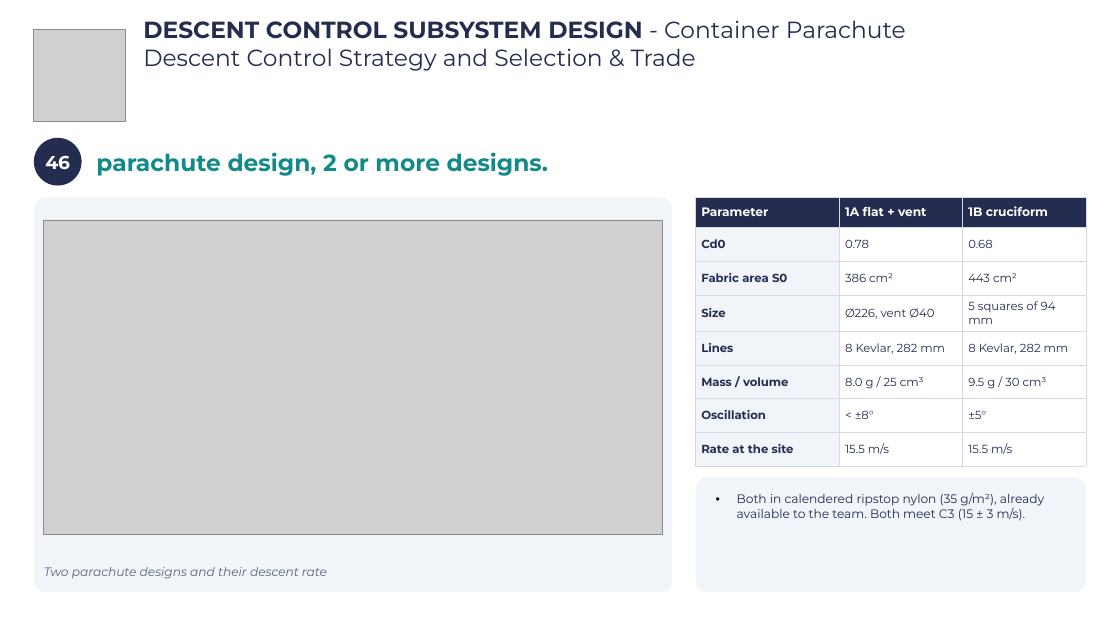
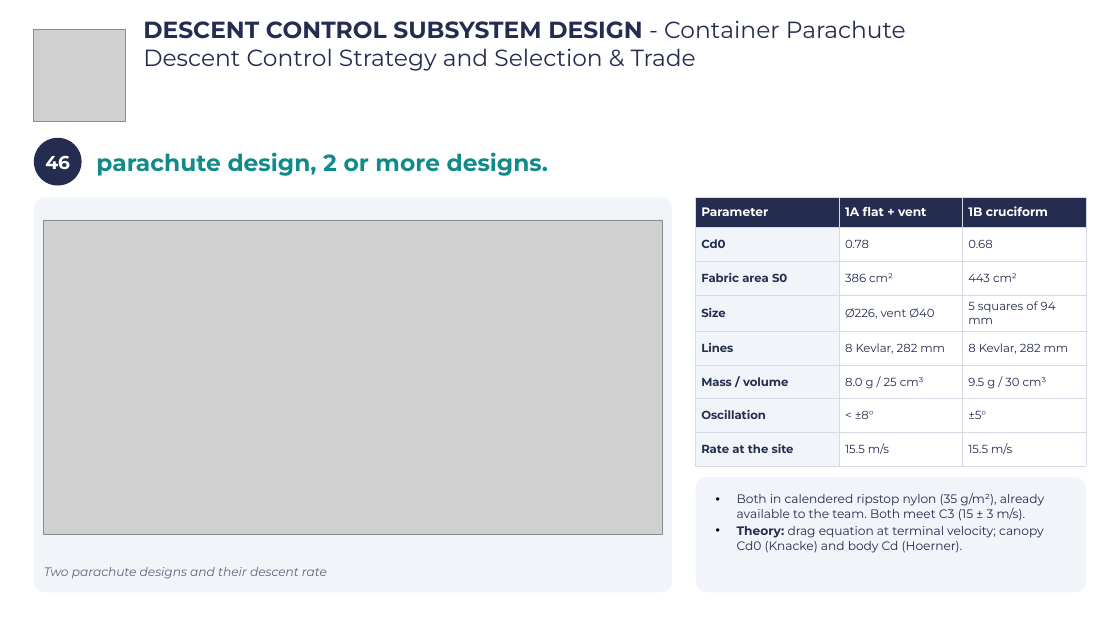
Before and after one commit to Caetano18/proyecto, a slide deck: slide 49 of cansat_pdr/laminas_plantilla/CanSat_PDR_Hermes_V2.pptx. Drawn at 1120x630 pixels with LibreOffice and Linux fonts; fonts in the diff are those of the drawing; grey boxes stand for pictures; background and template pictures are left out. Boxes give left, top, right and bottom in pixels: in the first picture for what was removed or moved away, otherwise in the second. Text is boxed around its words. In the diff, an @@ line names an element or a change of style, - is before the commit and + after.

```diff
--- a/cansat_pdr/laminas_plantilla/CanSat_PDR_Hermes_V2.pptx
+++ b/cansat_pdr/laminas_plantilla/CanSat_PDR_Hermes_V2.pptx
@@ text in rounded rectangle at (x1=737, y1=526, x2=1044, y2=553): paragraph added @@
+• Theory: drag equation at terminal velocity; canopy Cd0 (Knacke) and body Cd (Hoerner).
```
Also in this commit, not shown: 1 other slide changed, 5 other files.
